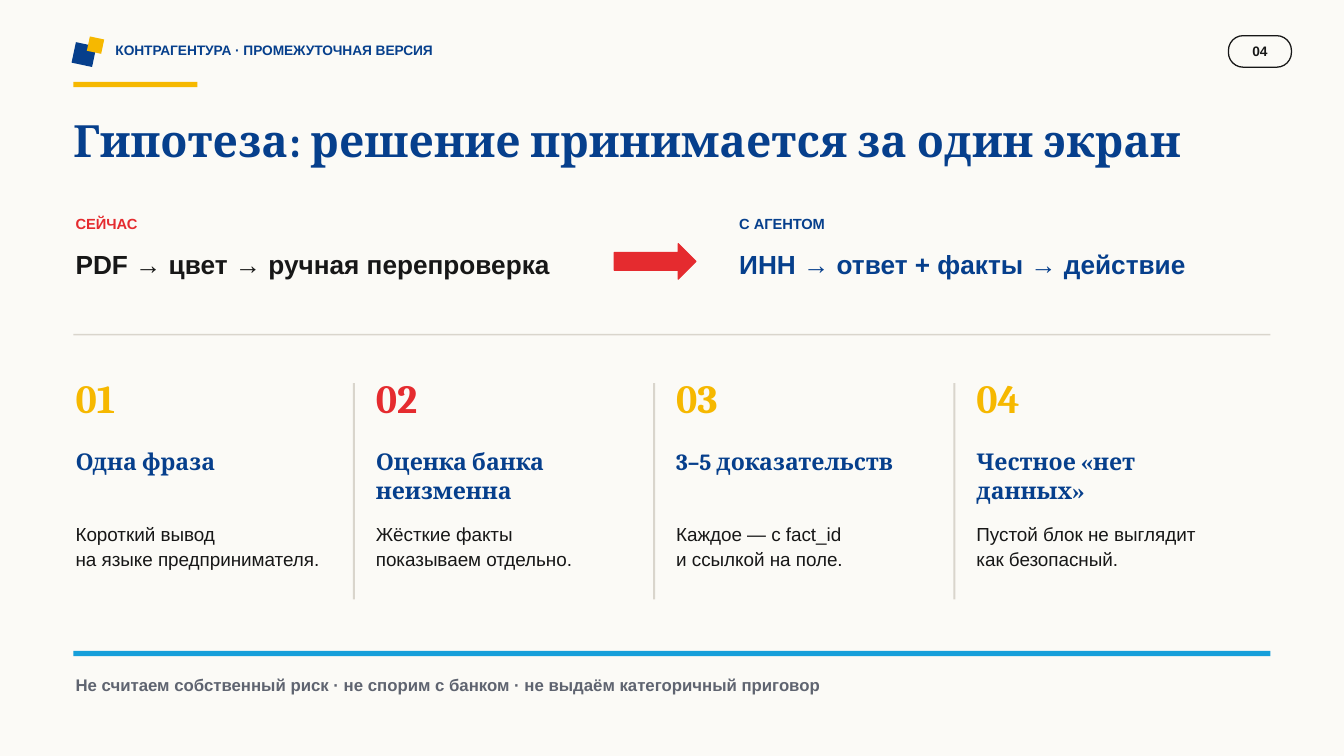
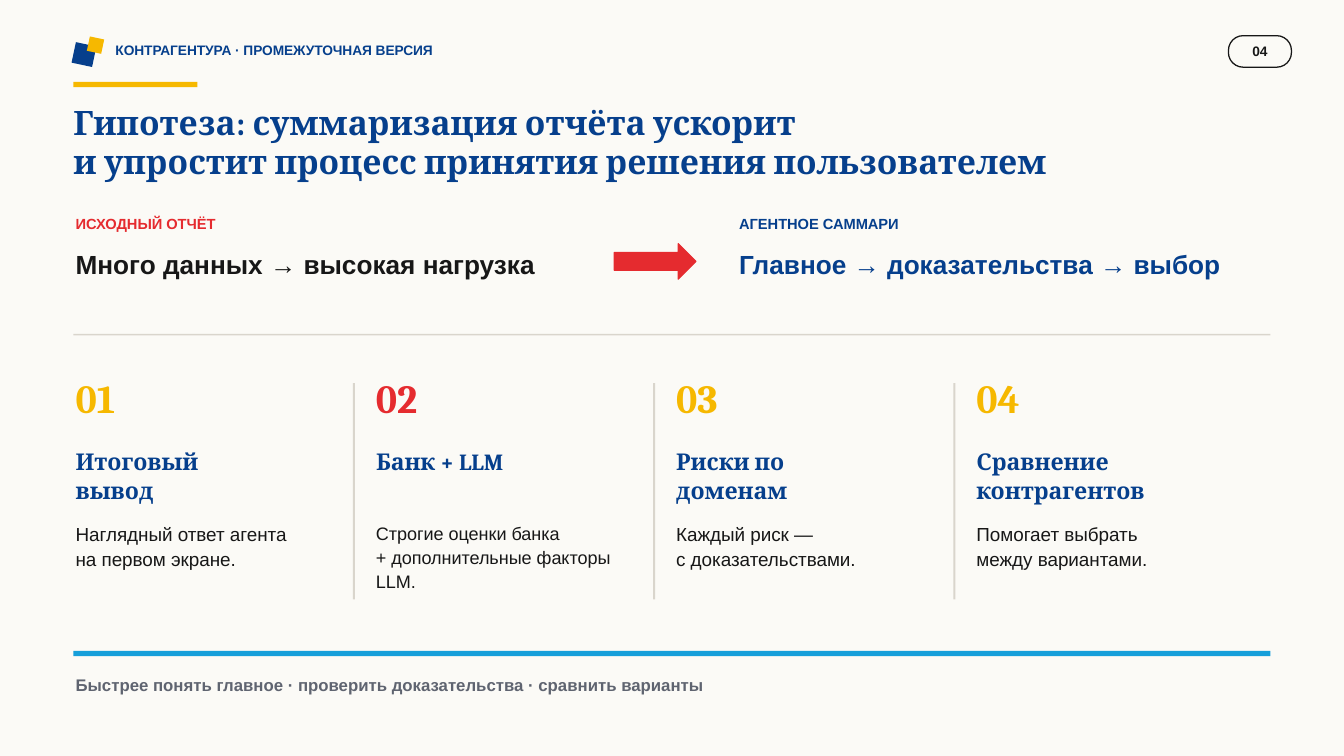
Before and after one commit to Angmtlln/xaxaton, a slide deck: slide 4 of output/presentations/kontragentura_intermediate_pitch.pptx. Drawn at 1344x756 pixels with LibreOffice and Linux fonts; fonts in the diff are those of the drawing. Boxes give left, top, right and bottom in pixels: in the first picture for what was removed or moved away, otherwise in the second. Text is boxed around its words. In the diff, an @@ line names an element or a change of style, - is before the commit and + after.

```diff
--- a/output/presentations/kontragentura_intermediate_pitch.pptx
+++ b/output/presentations/kontragentura_intermediate_pitch.pptx
@@ text at [73, 110, 1047, 182]: text changed; size 31.7 to 24 pt @@
-Гипотеза: решение принимается за один экран
+Гипотеза: суммаризация отчёта ускорит
+и упростит процесс принятия решения пользователем
@@ text at [76, 218, 215, 232]: text changed @@
-СЕЙЧАС
+ИСХОДНЫЙ ОТЧЁТ
@@ text at [739, 218, 899, 229]: text changed @@
-С АГЕНТОМ
+АГЕНТНОЕ САММАРИ
@@ text at [76, 256, 535, 279]: text changed @@
-PDF → цвет → ручная перепроверка
+Много данных → высокая нагрузка
@@ text at [739, 255, 1221, 279]: text changed @@
-ИНН → ответ + факты → действие
+Главное → доказательства → выбор
@@ text at [76, 452, 199, 504]: text changed @@
-Одна фраза
+Итоговый
+вывод
@@ text at [376, 453, 503, 471]: text changed @@
-Оценка банка неизменна
+Банк + LLM
@@ text at [676, 453, 787, 504]: text changed @@
-3–5 доказательств
+Риски по
+доменам
@@ text at [976, 453, 1144, 504]: text changed @@
-Честное «нет данных»
+Сравнение
+контрагентов
@@ text at [76, 527, 287, 570]: text changed @@
-Короткий вывод
-на языке предпринимателя.
+Наглядный ответ агента
+на первом экране.
@@ text at [376, 527, 611, 588]: text changed; size 13.5 to 12.9 pt @@
-Жёсткие факты
-показываем отдельно.
+Строгие оценки банка
++ дополнительные факторы LLM.
@@ text at [676, 527, 856, 570]: text changed @@
-Каждое — с fact_id
-и ссылкой на поле.
+Каждый риск —
+с доказательствами.
@@ text at [976, 527, 1148, 570]: text changed @@
-Пустой блок не выглядит
-как безопасный.
+Помогает выбрать
+между вариантами.
@@ text at [76, 679, 703, 695]: text changed @@
-Не считаем собственный риск · не спорим с банком · не выдаём категоричный приговор
+Быстрее понять главное · проверить доказательства · сравнить варианты
```
Also in this commit, not shown: 4 other slides changed, 1 slide added, 1 slide removed, 1 other file.
